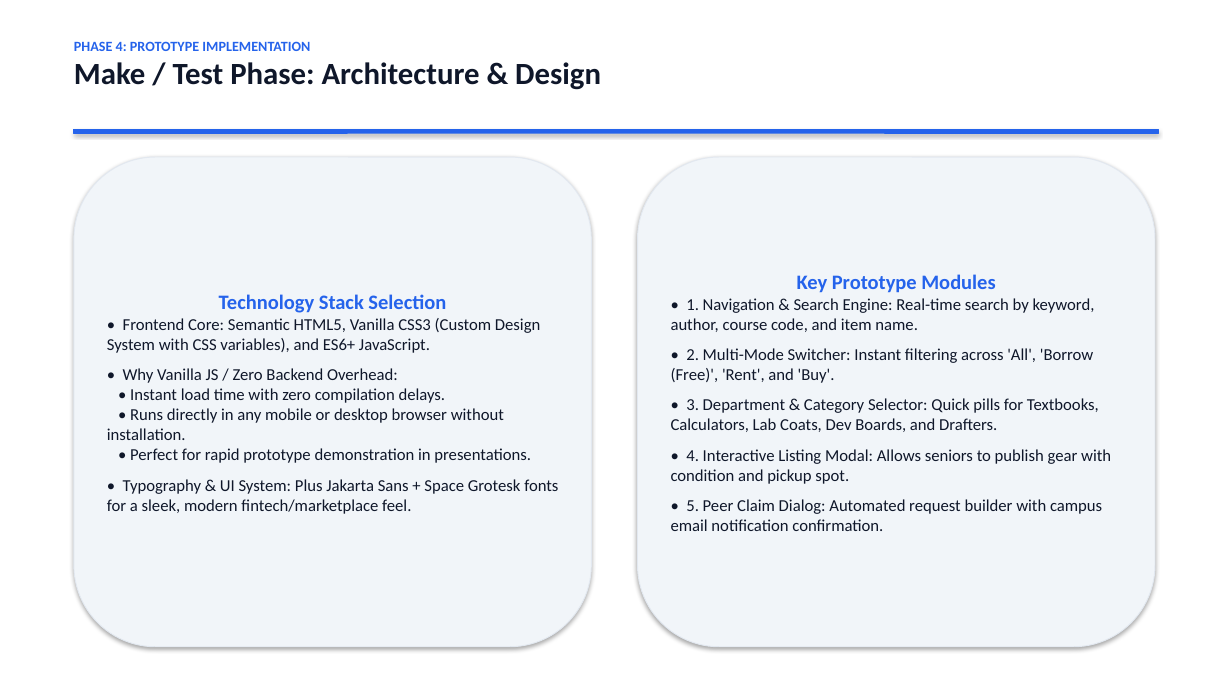
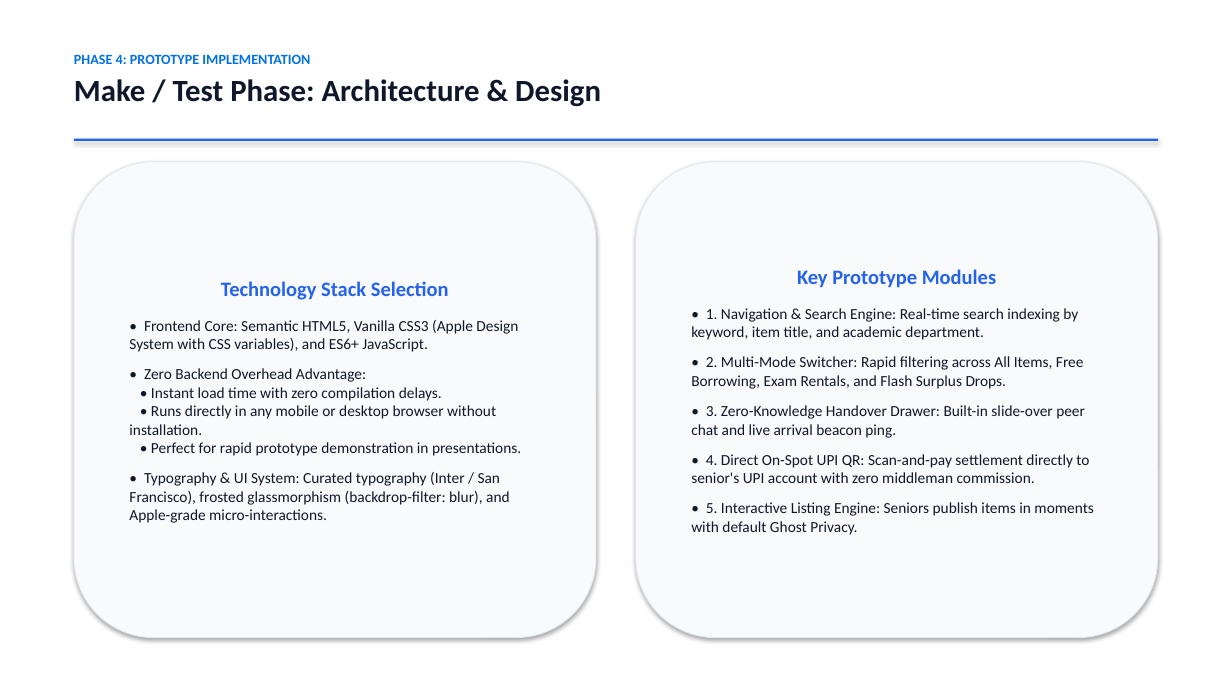
Before and after one commit to capsid85/CampusShare, a slide deck: slide 12 of Design Thinking_Internship.pptx. Drawn at 1232x693 pixels with LibreOffice and Linux fonts; fonts in the diff are those of the drawing. Boxes give left, top, right and bottom in pixels: in the first picture for what was removed or moved away, otherwise in the second. Text is boxed around its words. In the diff, an @@ line names an element or a change of style, - is before the commit and + after.

Commit message:
refactor: optimize project structure and presentation script for 2-member team

```diff
--- a/Design Thinking_Internship.pptx
+++ b/Design Thinking_Internship.pptx
@@ text at [74, 54, 310, 64]: text colour #2563EB to #0071E3 in "PHASE 4: PROTOTYPE IMPLEMENTATION"; more space between paragraphs @@
@@ text "PHASE 4: PROTOTYPE IMPLEMENTATION": place and size @@
-text "PHASE 4: PROTOTYPE IMPLEMENTATION" at [74, 41, 601, 90]
+text "PHASE 4: PROTOTYPE IMPLEMENTATION" at [74, 54, 601, 107]
@@ rectangle: place and size @@
-rectangle at [74, 129, 1158, 133]
+rectangle at [74, 139, 1158, 141]
@@ rectangle at [74, 139, 1158, 141]: outline #2563EB 0.75 pt to none @@
@@ rounded rectangle "Technology Stack Selection": place and size @@
-rounded rectangle "Technology Stack Selection" at [74, 157, 592, 647]
+rounded rectangle "Technology Stack Selection" at [74, 162, 596, 638]
@@ rounded rectangle "Technology Stack Selection" at [74, 162, 596, 638]: fill #F1F5F9 to #F8FAFC @@
@@ rounded rectangle "Key Prototype Modules" at [636, 162, 1158, 638]: fill #F1F5F9 to #F8FAFC @@
@@ rounded rectangle "Key Prototype Modules": place and size @@
-rounded rectangle "Key Prototype Modules" at [638, 157, 1155, 647]
+rounded rectangle "Key Prototype Modules" at [636, 162, 1158, 638]
@@ text in rounded rectangle at [797, 269, 996, 288]: more space between paragraphs @@
@@ text in rounded rectangle at [221, 281, 449, 300]: more space between paragraphs @@
@@ text in rounded rectangle at [129, 320, 521, 523]: text changed; size 13 to 12 pt @@
-• Frontend Core: Semantic HTML5, Vanilla CSS3 (Custom Design System with CSS variables), and ES6+ JavaScript.
-• Why Vanilla JS / Zero Backend Overhead:
-• Instant load time with zero compilation delays.
-• Runs directly in any mobile or desktop browser without installation.
-• Perfect for rapid prototype demonstration in presentations.
-• Typography & UI System: Plus Jakarta Sans + Space Grotesk fonts for a sleek, modern fintech/marketplace feel.
+• Frontend Core: Semantic HTML5, Vanilla CSS3 (Apple Design System with CSS variables), and ES6+ JavaScript.
+• Zero Backend Overhead Advantage:
+• Instant load time with zero compilation delays.
+• Runs directly in any mobile or desktop browser without installation.
+• Perfect for rapid prototype demonstration in presentations.
+• Typography & UI System: Curated typography (Inter / San Francisco), frosted glassmorphism (backdrop-filter: blur), and Apple-grade micro-interactions.
@@ text in rounded rectangle at [691, 308, 1093, 535]: text changed; size 13 to 12 pt @@
-• 1. Navigation & Search Engine: Real-time search by keyword, author, course code, and item name.
-• 2. Multi-Mode Switcher: Instant filtering across 'All', 'Borrow (Free)', 'Rent', and 'Buy'.
-• 3. Department & Category Selector: Quick pills for Textbooks, Calculators, Lab Coats, Dev Boards, and Drafters.
-• 4. Interactive Listing Modal: Allows seniors to publish gear with condition and pickup spot.
-• 5. Peer Claim Dialog: Automated request builder with campus email notification confirmation.
+• 1. Navigation & Search Engine: Real-time search indexing by keyword, item title, and academic department.
+• 2. Multi-Mode Switcher: Rapid filtering across All Items, Free Borrowing, Exam Rentals, and Flash Surplus Drops.
+• 3. Zero-Knowledge Handover Drawer: Built-in slide-over peer chat and live arrival beacon ping.
+• 4. Direct On-Spot UPI QR: Scan-and-pay settlement directly to senior's UPI account with zero middleman commission.
+• 5. Interactive Listing Engine: Seniors publish items in moments with default Ghost Privacy.
```
Also in this commit, not shown: 8 other slides changed, 7 slides added, 7 slides removed, 11 other files.
